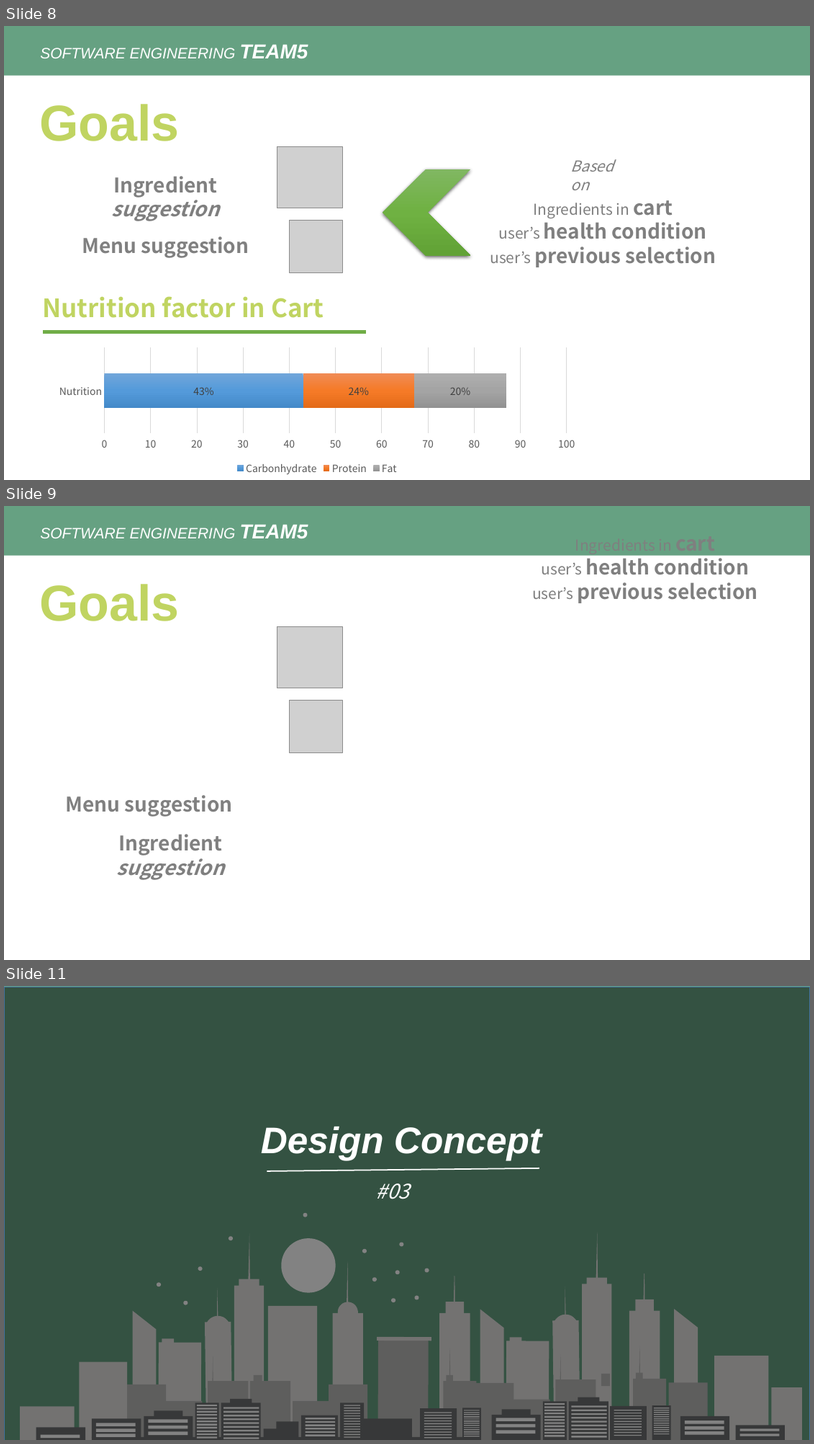
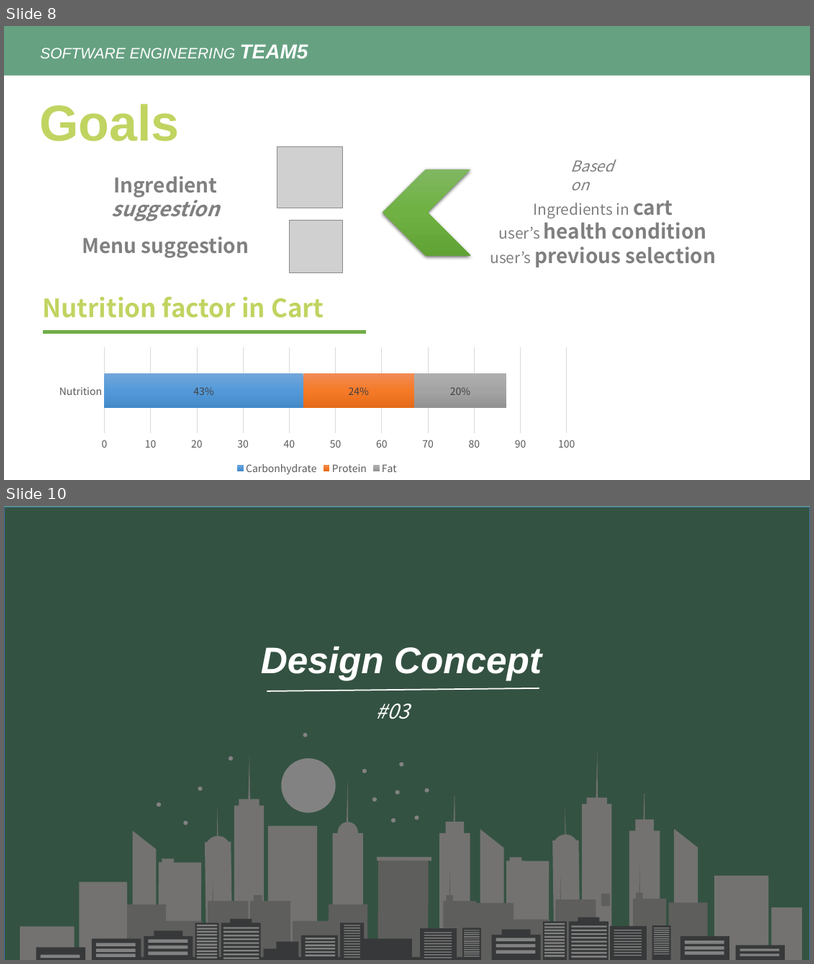
Before and after one commit to skkuse/2020spring_41class_team5, a slide deck: docs/[Team5]proposal.pptx. Shown one above the other, each under a label of ours: slides 8, 9 and 11 before the commit, slides 8 and 10 after it; the slides between them are not shown. The pictures are 814x1444 and 814x964 pixels, drawn with LibreOffice and Linux fonts; fonts in the diff are those of the drawing; grey boxes stand for pictures. Boxes give left, top, right and bottom in pixels: in the first picture for what was removed or moved away, otherwise in the second. Text is boxed around its words. In the diff, an @@ line names an element or a change of style, - is before the commit and + after.

```diff
--- a/docs/[Team5]proposal.pptx
+++ b/docs/[Team5]proposal.pptx
@@ slide 9 removed at box(4, 506, 810, 960), background #FFFFFF @@
@@ rectangle removed at box(4, 506, 810, 556) @@
-  SOFTWARE ENGINEERING TEAM5
@@ text removed at box(532, 533, 758, 603) @@
-Ingredients in cart
-user’s health condition
-user’s previous selection
@@ text removed at box(39, 584, 179, 621) @@
-Goals
@@ picture removed at box(278, 626, 343, 688) @@
@@ picture removed at box(290, 700, 343, 753) @@
@@ text removed at box(66, 795, 233, 816) @@
-Menu suggestion
@@ text removed at box(116, 834, 224, 880) @@
-Ingredient suggestion
@@ what was slide 11 is now slide 10 @@
```
Also in this commit, not shown: 1 slide changed.
